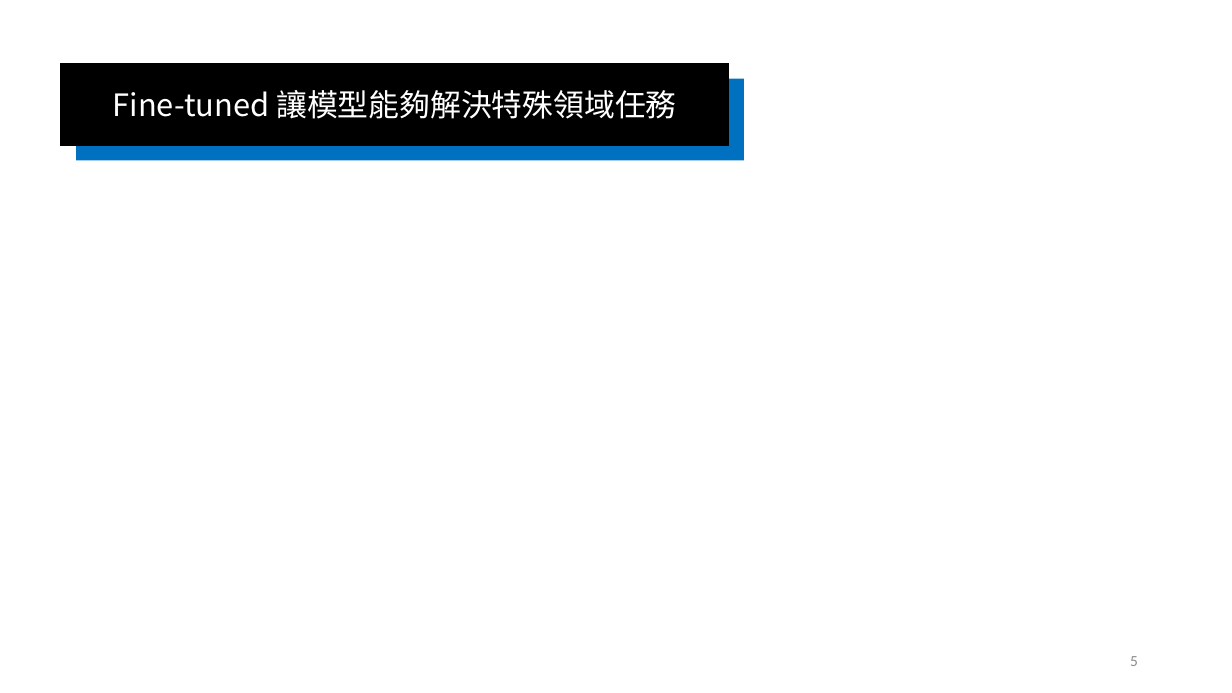
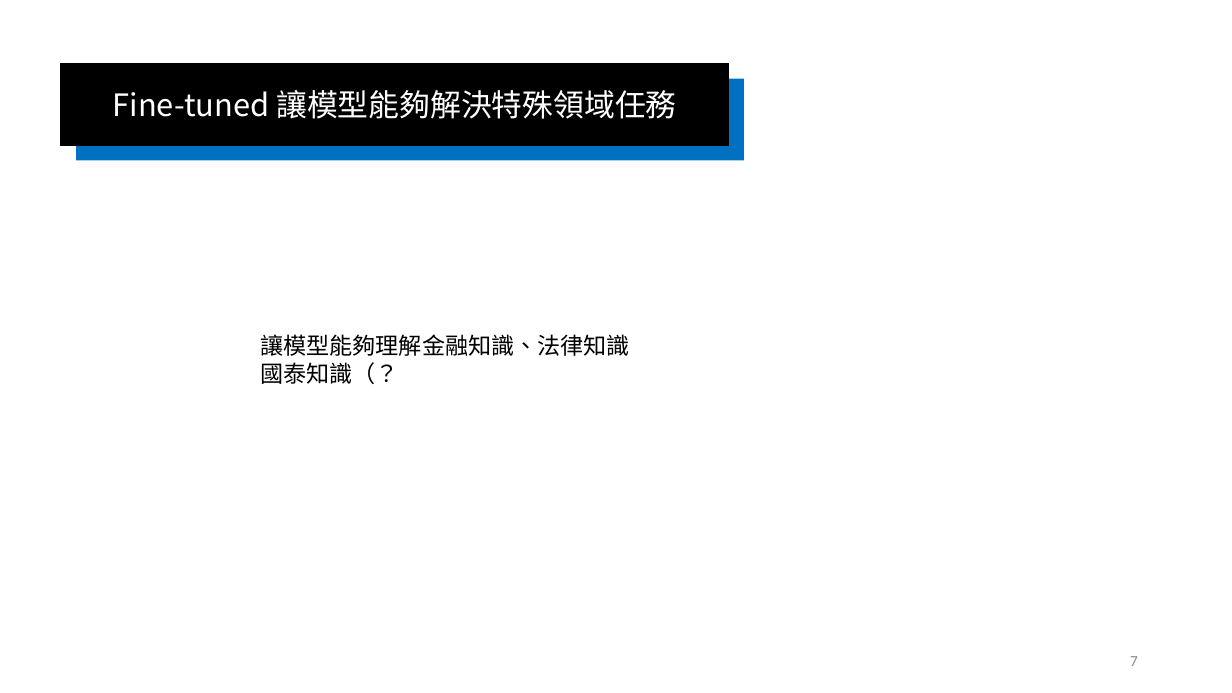
Before and after one commit to cathayins/llama_club, a slide deck: slide 8 of R1/R1.pptx (slide 6 before the commit). Drawn at 1232x693 pixels with LibreOffice and Linux fonts; fonts in the diff are those of the drawing. Boxes give left, top, right and bottom in pixels: in the first picture for what was removed or moved away, otherwise in the second. Text is boxed around its words. In the diff, an @@ line names an element or a change of style, - is before the commit and + after.

```diff
--- a/R1/R1.pptx
+++ b/R1/R1.pptx
@@ text added at <box>260,334,630,384</box>, 18 pt, text #000000 @@
+讓模型能夠理解金融知識、法律知識
+國泰知識（？
@@ page number at <box>1130,656,1138,666</box>: text changed @@
-5
+7
```
Also in this commit, not shown: 9 other slides changed, 2 slides added, 2 other files.
